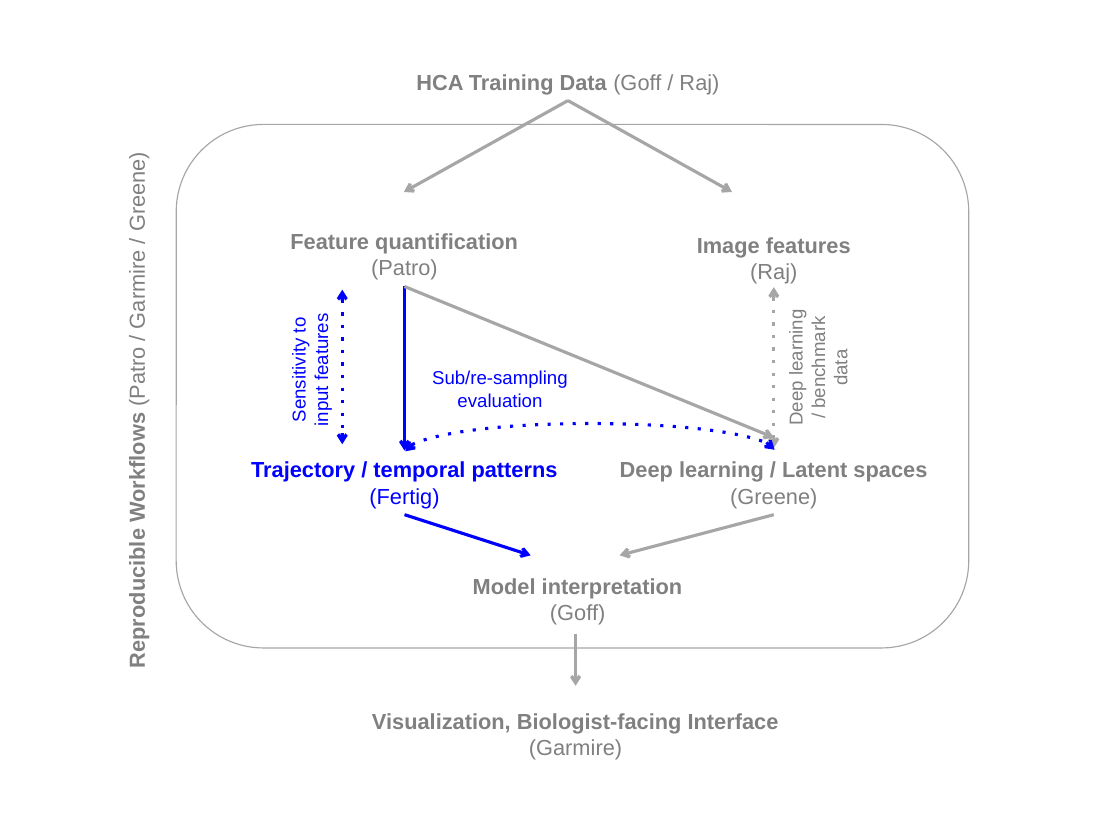
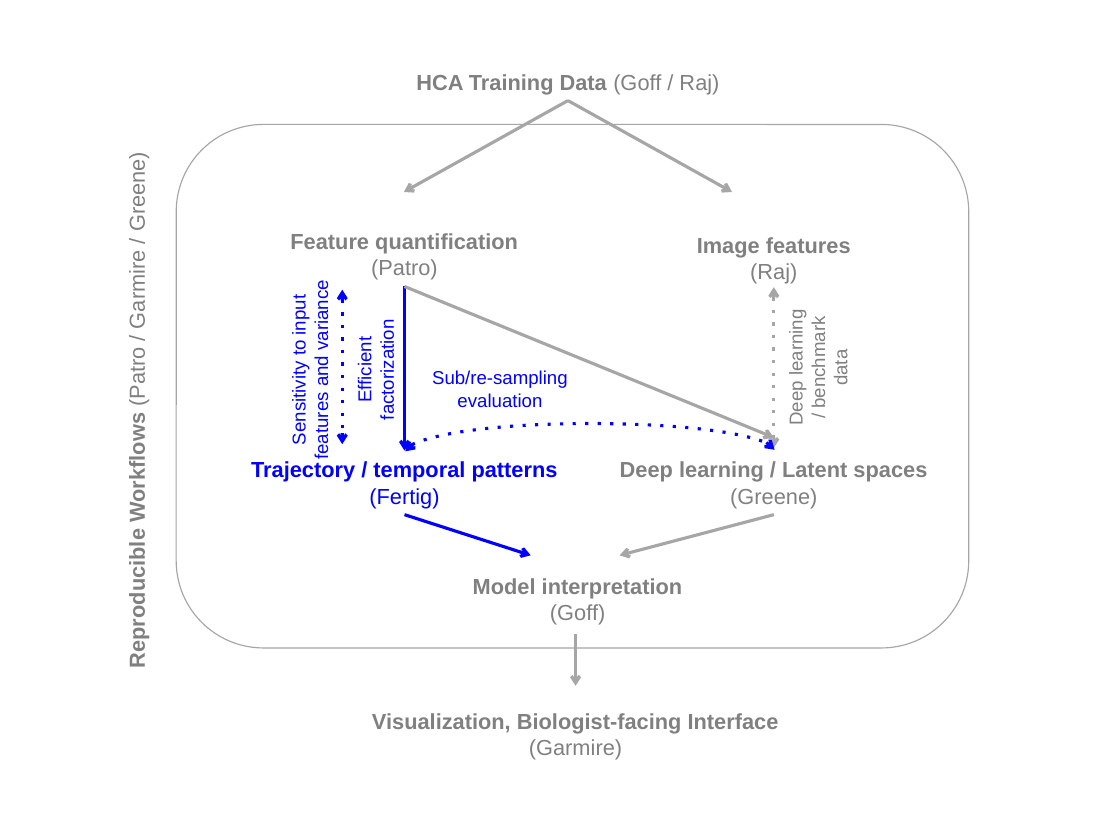
Before and after one commit to FertigLab/HCA, a slide deck: slide 1 of CollaborativeNetwork.pptx. Drawn at 1120x840 pixels with LibreOffice and Linux fonts; fonts in the diff are those of the drawing. Boxes give left, top, right and bottom in pixels: in the first picture for what was removed or moved away, otherwise in the second. Text is boxed around its words. In the diff, an @@ line names an element or a change of style, - is before the commit and + after.

Commit message:
edit to collaborative network based on avenues of overlap between rob and elana

```diff
--- a/CollaborativeNetwork.pptx
+++ b/CollaborativeNetwork.pptx
@@ text at <box>289,287,332,457</box>: text changed @@
-Sensitivity to
-input features
+Sensitivity to input
+features and variance
@@ text added at <box>355,330,398,417</box>, 12 pt, text #0000FF @@
+Efficient
+factorization
```
